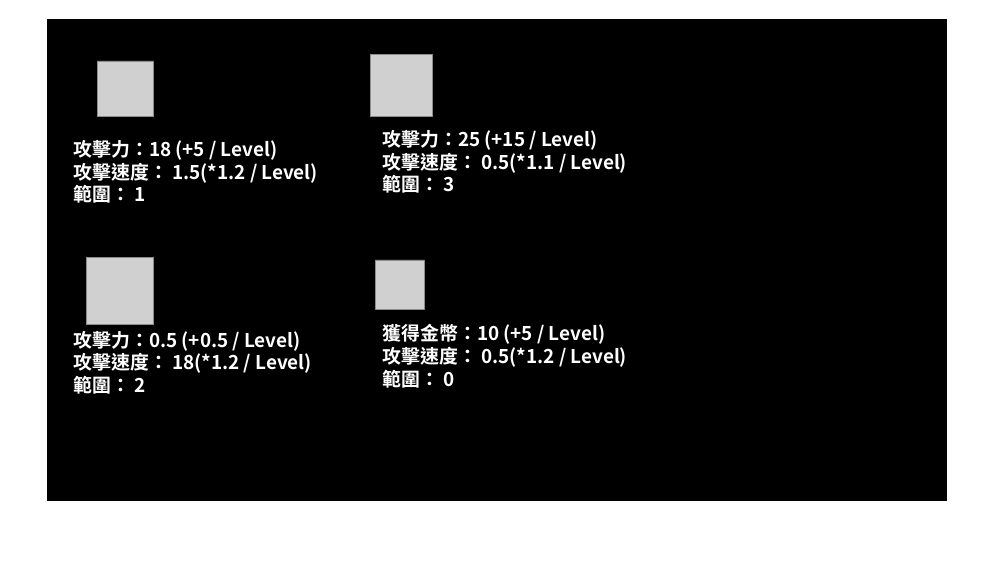
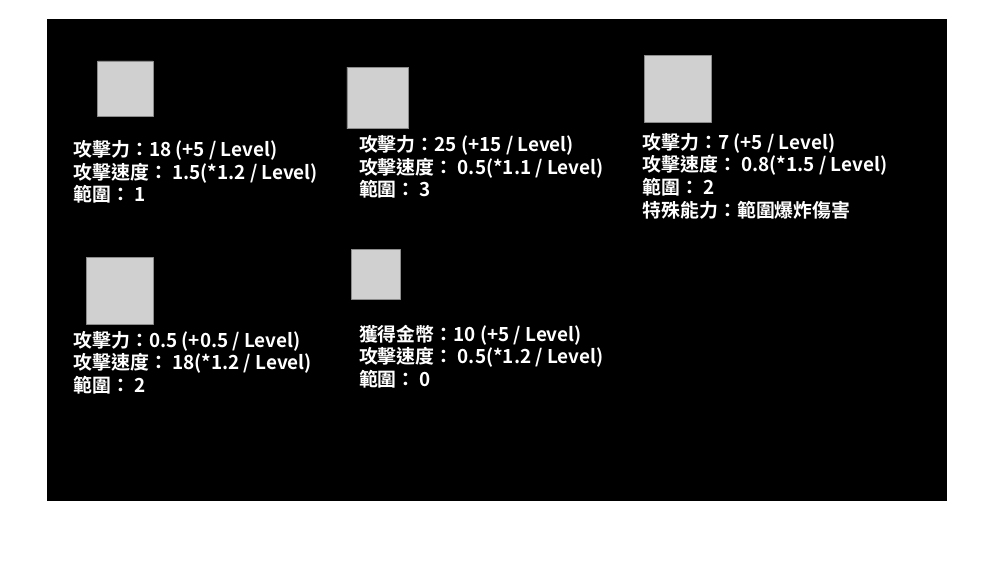
Before and after one commit to IanChen611/Fortress_Guard, a slide deck: slide 2 of Resources/TutorialPage.pptx. Drawn at 1008x567 pixels with LibreOffice and Linux fonts; fonts in the diff are those of the drawing; grey boxes stand for pictures. Boxes give left, top, right and bottom in pixels: in the first picture for what was removed or moved away, otherwise in the second. Text is boxed around its words. In the diff, an @@ line names an element or a change of style, - is before the commit and + after.

```diff
--- a/Resources/TutorialPage.pptx
+++ b/Resources/TutorialPage.pptx
@@ picture added at box(644, 55, 711, 122) @@
@@ picture: place and size @@
-picture at box(371, 54, 433, 116)
+picture at box(347, 67, 409, 129)
@@ text "攻擊力：25 (+15 / Level)": place and size @@
-text "攻擊力：25 (+15 / Level)" at box(383, 130, 627, 193)
+text "攻擊力：25 (+15 / Level)" at box(359, 135, 603, 198)
@@ text added at box(643, 133, 887, 219), 18 pt, text #FFFFFF, bold @@
+攻擊力：7 (+5 / Level)
+攻擊速度： 0.8(*1.5 / Level)
+範圍： 2
+特殊能力：範圍爆炸傷害
@@ picture: place and size @@
-picture at box(375, 260, 424, 309)
+picture at box(352, 250, 401, 299)
@@ text "獲得金幣：10 (+5 / Level)": place and size @@
-text "獲得金幣：10 (+5 / Level)" at box(383, 324, 627, 388)
+text "獲得金幣：10 (+5 / Level)" at box(359, 325, 603, 388)
```
Also in this commit, not shown: 1 other slide changed, 3 other files.
